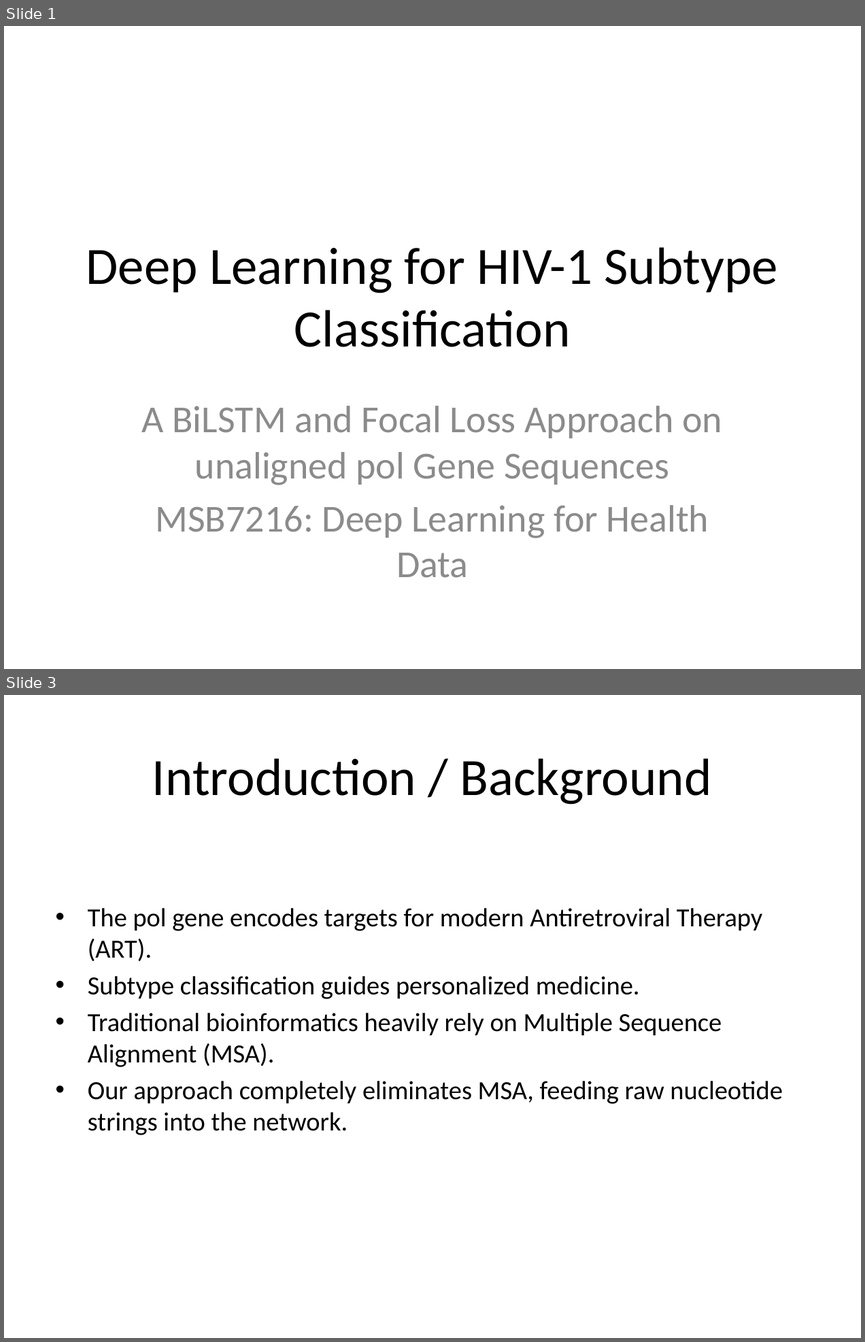
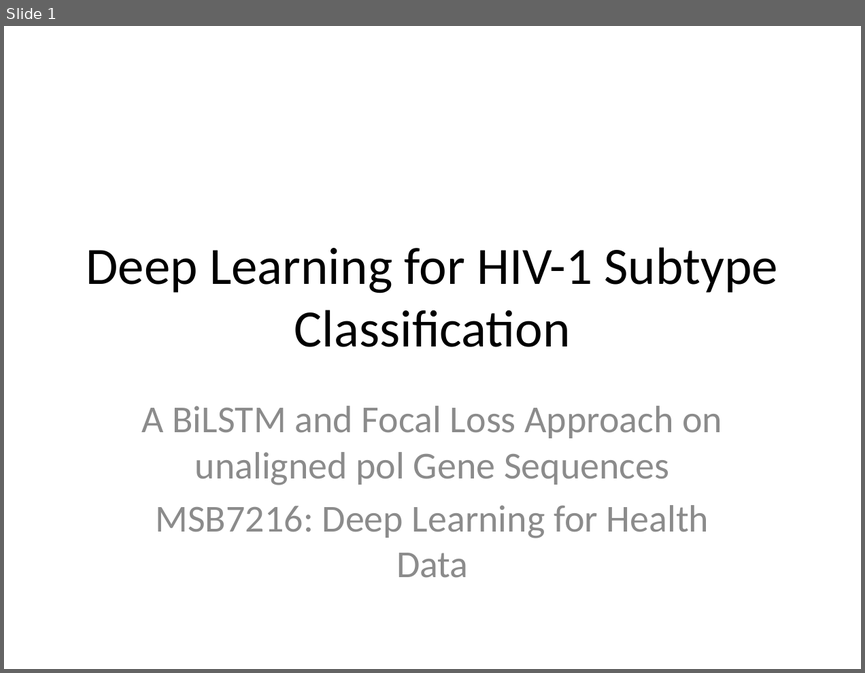
Before and after one commit to JNagawa/HIV_subtype_classifier_DeepLearning, a slide deck: reports/presentation.pptx. Shown one above the other, each under a label of ours: slides 1 and 3 before the commit, slide 1 after it; the slides between them are not shown. The pictures are 865x1342 and 865x673 pixels, drawn with LibreOffice and Linux fonts; fonts in the diff are those of the drawing. Boxes give left, top, right and bottom in pixels: in the first picture for what was removed or moved away, otherwise in the second. Text is boxed around its words. In the diff, an @@ line names an element or a change of style, - is before the commit and + after.

```diff
--- a/reports/presentation.pptx
+++ b/reports/presentation.pptx
@@ slide 3 removed at (x1=4, y1=695, x2=861, y2=1338), background #FFFFFF @@
@@ title removed at (x1=152, y1=758, x2=712, y2=804) @@
-Introduction / Background
@@ text removed at (x1=88, y1=908, x2=782, y2=1135) @@
-• The pol gene encodes targets for modern Antiretroviral Therapy (ART).
-• Subtype classification guides personalized medicine.
-• Traditional bioinformatics heavily rely on Multiple Sequence Alignment (MSA).
-• Our approach completely eliminates MSA, feeding raw nucleotide strings into the network.
```
Also in this commit, not shown: 12 slides changed, 1 slide added, 3 other files.
